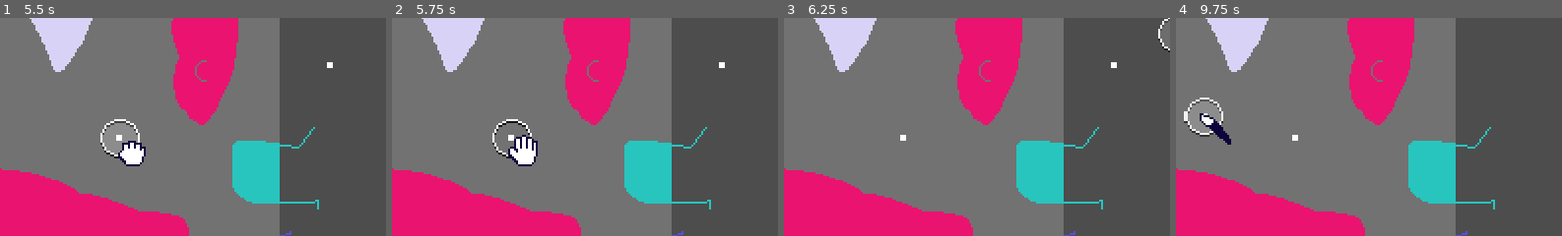
Above: before the commit, frames 1-4 (left to right).
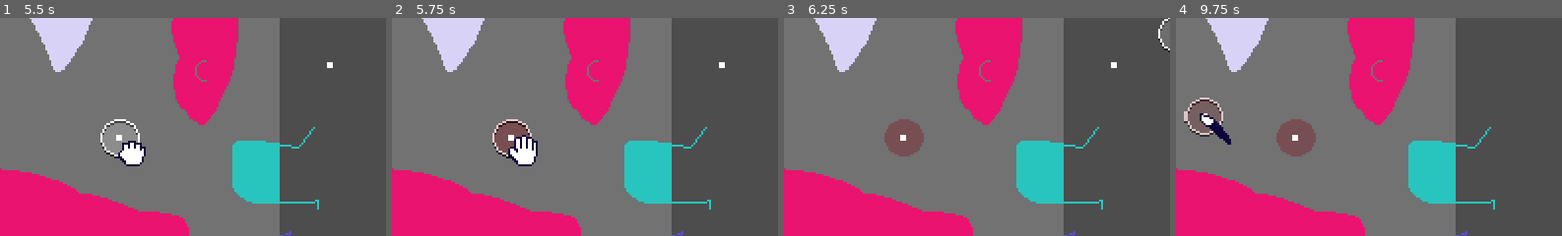
Above: after the commit, the same moments.

Repository: ClementRivaille/circuit-paint-prop
Game: Godot game, scene res://scenes/Main.tscn
Same seed, same stepped clock (60 frames per second), same inputs: the game is played once before the commit and once after it.
Inputs (mouse positions are % of the whole screen's width and height, from its top left):
- Up to frame 1 (5.5 s): click (3, 13) at 0.52 s; tap Enter at 1.25, 3.5 s; drag from (50, 50) to (82, 18) at 1.27 s; drag from (89, 85) to (50, 50) at 2.02 s; tap Space at 2.75 s; move the mouse to (82, 18) at 2.77 s; hold Left (steer_left) 2.78-3.5 s; tap U at 2.85 s; click (82, 18) at 2.92 s; drag from (91, 33) to (19, 34) at 3.52 s; drag from (91, 18) to (55, 50) at 4.27 s; drag from (82, 26) to (55, 50) at 5.02 s
- Up to frame 2 (5.75 s): no input
- Up to frame 3 (6.25 s): move the mouse to (91, 26) at 5.77 s; press the mouse at (91, 26) at 5.78 s; hold W (accelerate) from 5.78 s (still down)
- Up to frame 4 (9.75 s): release W (accelerate) at 6.5 s; release the mouse at (91, 26) at 6.5 s; tap Space at 6.5, 8.75 s; drag from (82, 33) to (55, 50) at 6.52 s; move the mouse to (45, 70) at 7.27 s; hold Right (steer_right) 7.28-8 s; tap U at 7.35 s; tap Enter at 8 s; drag from (81, 65) to (55, 50) at 8.02 s; move the mouse to (19, 34) at 8.77 s; hold S (brake) 8.78-9.5 s; tap O at 8.85 s; drag from (55, 50) to (19, 34) at 9.52 s
The pictures show only the part of the screen within x 40-90%, y 22-72%; the shares and areas given below are measured in that part.

Frame 1 is identical in both runs. In frame 2, 0.9% of the frame differs, in the area x 26-37%, y 46-64%; in frame 3, 1.3%; in frame 4, 2.4%, in the area x 2-37%, y 36-64%.

Commit message:
feat(item): show when invalid

Diff:
--- a/scenes/track_item.tscn
+++ b/scenes/track_item.tscn
@@ -18,6 +18,7 @@
 checkpoint_texture = ExtResource("3_k5pth")
 start_texture = ExtResource("3_cvqwn")
 goal_texture = ExtResource("4_mf4v2")
+invalid_color = Color(0.506789, 0.0367556, 0.0723041, 1)
 
 [node name="Outline" type="Sprite2D" parent="."]
 modulate = Color(1, 1, 1, 0.890196)
--- a/scripts/items_placement.gd
+++ b/scripts/items_placement.gd
@@ -12,6 +12,9 @@
 func _ready() -> void:
 	init_canva()
 	GameStore.mode_changed.connect(on_mode_change)
+	GameStore.start_validated.connect(set_start_validation)
+	GameStore.goal_validated.connect(set_goal_validation)
+	GameStore.checkpoint_validated.connect(set_checkpoint_validation)
 
 func init_canva():
 	# place start item
@@ -50,3 +53,12 @@
 		visible = false
 	elif mode == Store.GameMode.PAINTING:
 		visible = true
+
+func set_start_validation(valid: bool):
+	start_item.set_valid(valid)
+
+func set_goal_validation(valid: bool):
+	goal_item.set_valid(valid)
+
+func set_checkpoint_validation(index: int, valid: bool):
+	checkpoints[index].set_valid(valid)
--- a/scripts/track_item.gd
+++ b/scripts/track_item.gd
@@ -10,6 +10,7 @@
 
 @export var min_pos := Vector2(0.0, 0.0)
 @export var max_pos := Vector2(400.0, 224.0)
+@export var invalid_color: Color
 
 @onready var outline: Sprite2D = $Outline
 @onready var fill: Sprite2D = $Fill
@@ -66,3 +67,7 @@
 	if !dragged:
 		outline.visible = false
 		GameStore.exit_grab_item()
+
+func set_valid(valid: bool):
+	fill.visible = !valid || dragged
+	fill.self_modulate = Color.WHITE if valid else invalid_color
